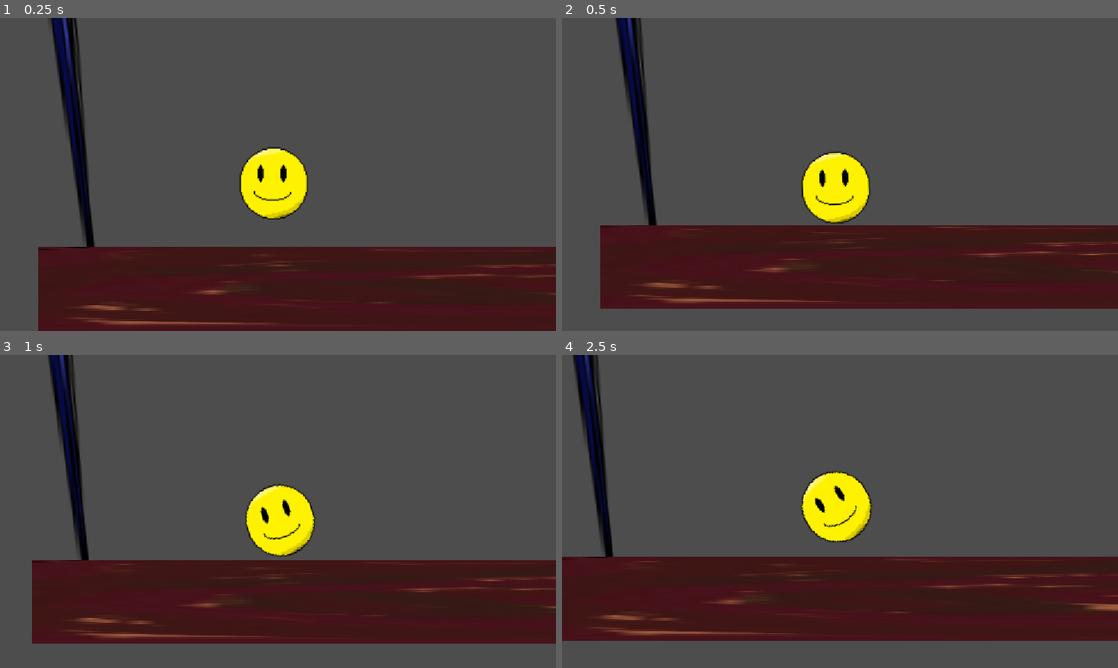
Above: before the commit, frames 1-4 (two rows, left to right).
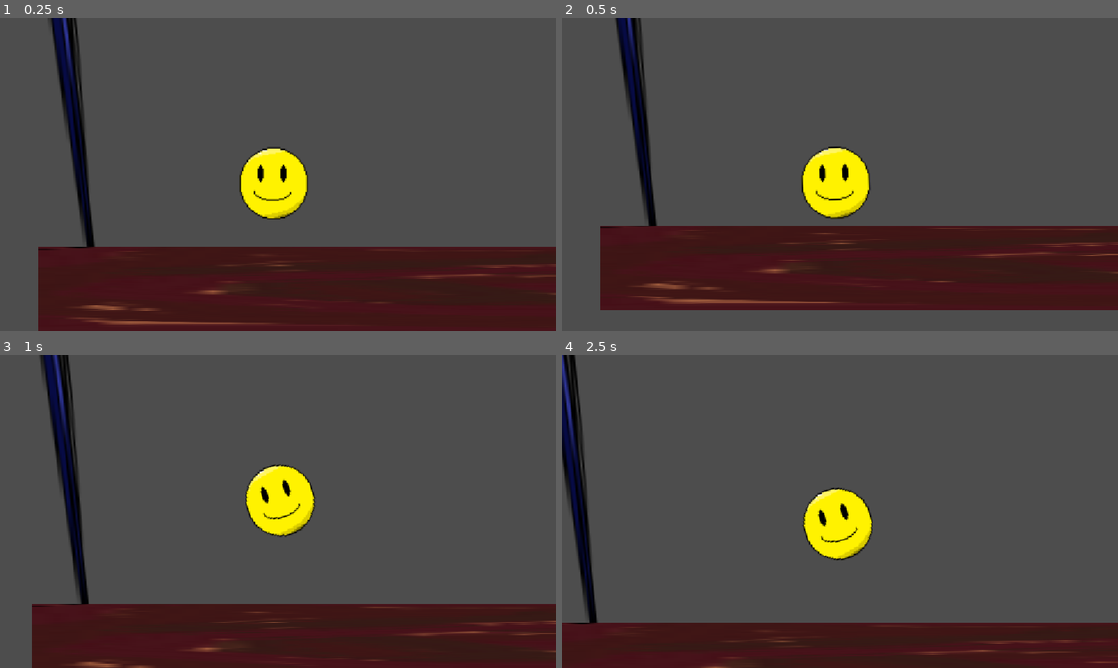
Above: after the commit, the same moments.

Repository: cyan-teal/hole-bounce
Game: Godot game, scene res://scenes/main.tscn
Two runs of this game, one before a commit and one after it. Both use one fixed random seed, a clock stepped at 60 frames per second and the inputs below. The engine's default icon, where the game draws it, is replaced by a stand-in: a white triangle on a blue panel in a dark square.
Inputs:
- Up to frame 1 (0.25 s): no input
- Up to frame 2 (0.5 s): no input
- Up to frame 3 (1 s): hold Right (go_right) from 0.53 s (still down); hold Space (pass) from 0.53 s (still down)
- Up to frame 4 (2.5 s): release Right (go_right) at 1.28 s; release Space (pass) at 1.28 s; hold Left (go_left) 1.28-2.03 s; tap Space (pass) at 1.35 s; hold Right (go_right) from 2.03 s (still down); hold Space (pass) from 2.03 s (still down)

Frame 1 is identical in both runs. In frame 2, 2.4% of the frame differs, in the area x 6-100%, y 40-94%; in frame 3, 25%; in frame 4, 36%, in the area x 0-100%, y 0-100%.

Commit message:
Fix bounce height issue

Diff:
--- a/hole-bounce/scenes/level_1.tscn
+++ b/hole-bounce/scenes/level_1.tscn
@@ -9,11 +9,14 @@
 [ext_resource type="PackedScene" uid="uid://dc3ifb2nhulun" path="res://scenes/hole.tscn" id="6_pa8r4"]
 [ext_resource type="Script" uid="uid://8gcpcatsaosh" path="res://scenes/hole_un.gd" id="7_pa8r4"]
 
+[sub_resource type="PhysicsMaterial" id="PhysicsMaterial_g2els"]
+bounce = 0.6
+
 [node name="Level1" type="Node2D" unique_id=2075713534]
 
 [node name="Player" parent="." unique_id=244388843 instance=ExtResource("1_014kd")]
 position = Vector2(-1476, -6)
-physics_material_override = null
+physics_material_override = SubResource("PhysicsMaterial_g2els")
 
 [node name="Camera2D" type="Camera2D" parent="Player" unique_id=1067887717]
 position_smoothing_enabled = true
